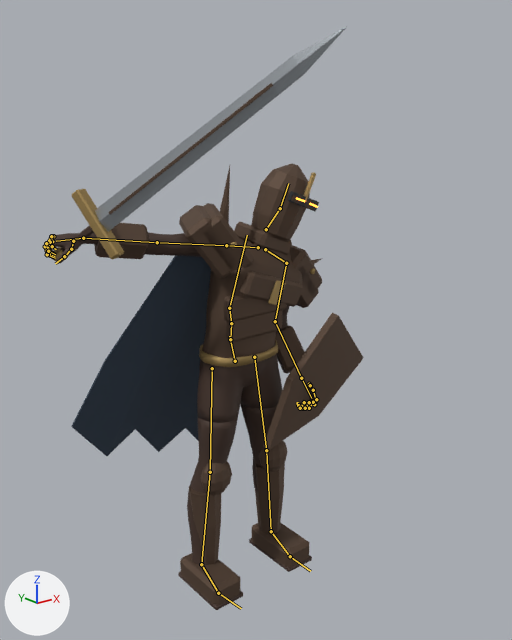
Renders of the FBX model MobileGame/Assets/Art/DarkFantasy/Models/IronWatcher.fbx from each side of a commit.
Rendered twice from a 50 mm lens placed at (-1.71, -2.28, 2.08), pointed at (-0.06, -0.22, 1.25). Arrows for +X, +Y and +Z are at lower left; the lights stay in place. The picture after the commit comes second. Both versions are drawn at frame 16 of the action 'IronWatcherSkeleton|Attack'; the numbers are the values there. The bones that change, and the others that lie on the model, are drawn over the model as lines.

Objects in the first picture: 'IronWatcher'.
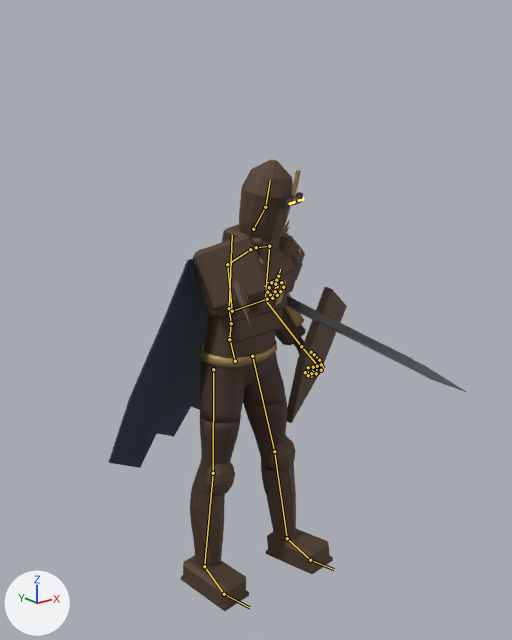
Changed parts and their boxes [x1, y1, x2, y2] in the pictures (512 x 640 px):
```json
{"object": "IronWatcher", "change": "posed", "before": [44, 27, 363, 610], "after": [109, 160, 468, 611]}
{"bone": "spine_03", "before": "(229, 308) to (247, 235)", "after": "(229, 308) to (232, 235)"}
{"bone": "upperarm_r", "before": "(226, 245) to (157, 242)", "after": "(227, 264) to (232, 311)"}
{"bone": "lowerarm_r", "before": "(157, 242) to (83, 238)", "after": "(232, 311) to (267, 299)"}
{"bone": "thigh_l", "before": "(254, 357) to (266, 450)", "after": "(252, 356) to (274, 451)"}
```

Scene script edits in JSON lines:
```json
{"block": "bone_pelvis", "where": "bone_pelvis = bpy.data.objects['IronWatcherSkeleton'].pose.bones['pelvis']  # child of 'Root'"}
{"op": "set", "path": "bone_pelvis.rotation_quaternion", "old": "(1.0, 0.0, 0.0, 0.0)", "new": "(0.999, 0.0, 0.049, 0.018)", "note": "degrees (0, 0, 0) -> degrees (0, 6, 2)"}
{"block": "bone_spine_03", "where": "bone_spine_03 = bpy.data.objects['IronWatcherSkeleton'].pose.bones['spine_03']  # child of 'spine_02'"}
{"op": "set", "path": "bone_spine_03.rotation_quaternion", "old": "(0.981, 0.064, 0.086, -0.163)", "new": "(0.98, 0.101, 0.17, 0.008)", "note": "degrees (6, 11, -18) -> degrees (12, 19, 3)"}
{"block": "bone_upperarm_r", "where": "bone_upperarm_r = bpy.data.objects['IronWatcherSkeleton'].pose.bones['upperarm_r']  # child of 'clavicle_r'"}
{"op": "set", "path": "bone_upperarm_r.rotation_quaternion", "old": "(0.931, -0.24, 0.073, -0.266)", "new": "(0.726, 0.222, -0.367, 0.538)", "note": "degrees (-29, 0, -32) -> degrees (-7, -50, 76)"}
{"block": "bone_lowerarm_r", "where": "bone_lowerarm_r = bpy.data.objects['IronWatcherSkeleton'].pose.bones['lowerarm_r']  # child of 'upperarm_r'"}
{"op": "set", "path": "bone_lowerarm_r.rotation_quaternion", "old": "(0.949, -0.315, 0.0, 0.0)", "new": "(0.966, 0.081, 0.058, 0.238)", "note": "degrees (-37, 0, 0) -> degrees (11, 4, 28)"}
{"block": "bone_thigh_l", "where": "bone_thigh_l = bpy.data.objects['IronWatcherSkeleton'].pose.bones['thigh_l']  # child of 'pelvis'"}
{"op": "set", "path": "bone_thigh_l.rotation_quaternion", "old": "(1.0, 0.0, 0.0, 0.0)", "new": "(0.998, -0.061, -0.006, 0.031)", "note": "degrees (0, 0, 0) -> degrees (-7, -1, 4)"}
```
